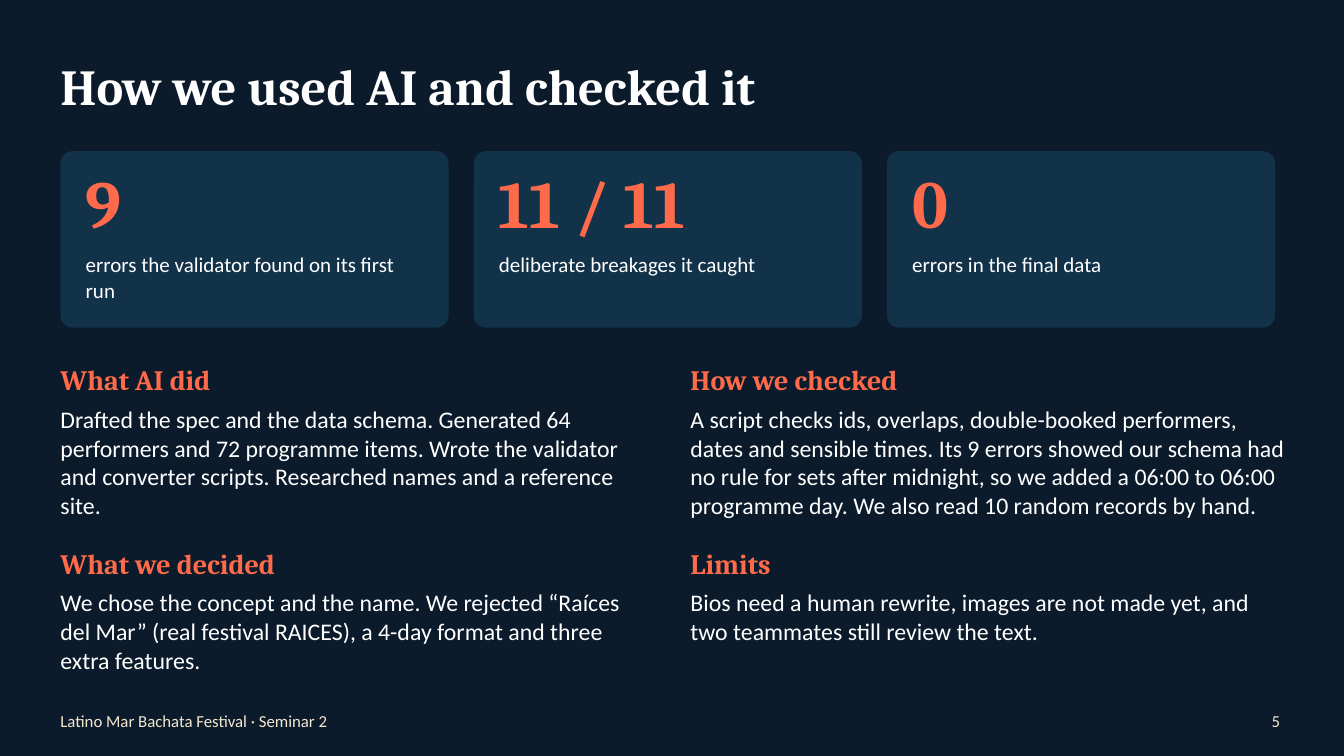
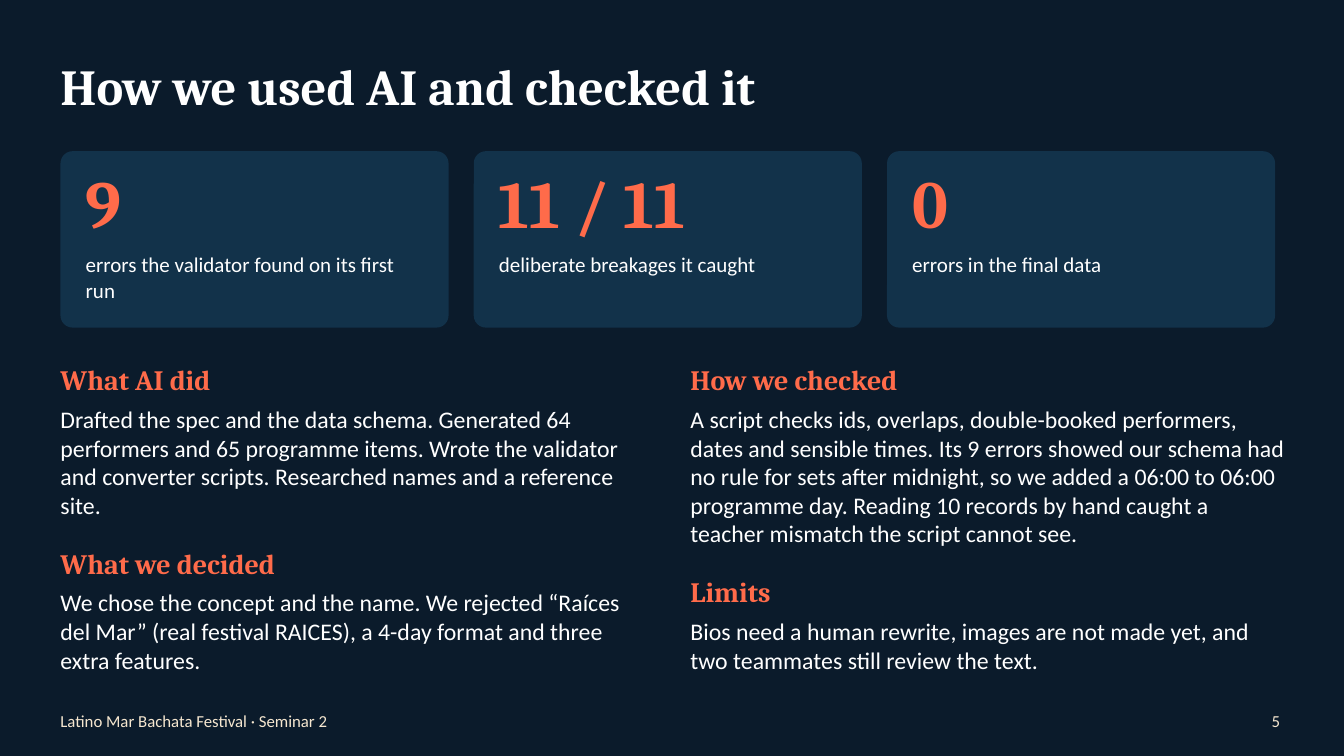
Before and after one commit to faiazyen/web-design-project, a slide deck: slide 5 of presentation.pptx. Drawn at 1344x756 pixels with LibreOffice and Linux fonts; fonts in the diff are those of the drawing. Boxes give left, top, right and bottom in pixels: in the first picture for what was removed or moved away, otherwise in the second. Text is boxed around its words. In the diff, an @@ line names an element or a change of style, - is before the commit and + after.

```diff
--- a/presentation.pptx
+++ b/presentation.pptx
@@ text at (x1=60, y1=411, x2=618, y2=514): text changed @@
-Drafted the spec and the data schema. Generated 64 performers and 72 programme items. Wrote the validator and converter scripts. Researched names and a reference site.
+Drafted the spec and the data schema. Generated 64 performers and 65 programme items. Wrote the validator and converter scripts. Researched names and a reference site.
@@ text at (x1=690, y1=411, x2=1283, y2=546): text changed @@
-A script checks ids, overlaps, double-booked performers, dates and sensible times. Its 9 errors showed our schema had no rule for sets after midnight, so we added a 06:00 to 06:00 programme day. We also read 10 random records by hand.
+A script checks ids, overlaps, double-booked performers, dates and sensible times. Its 9 errors showed our schema had no rule for sets after midnight, so we added a 06:00 to 06:00 programme day. Reading 10 records by hand caught a teacher mismatch the script cannot see.
```
Also in this commit, not shown: 1 other slide changed, 9 other files.
